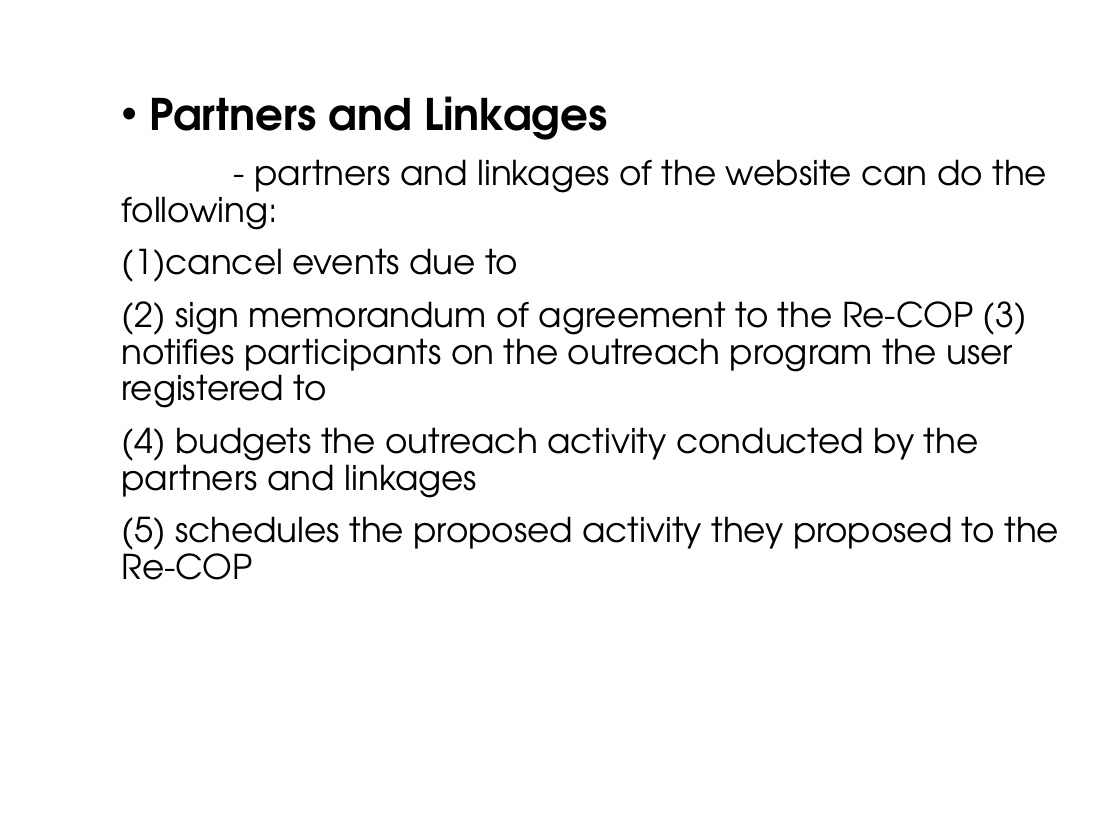
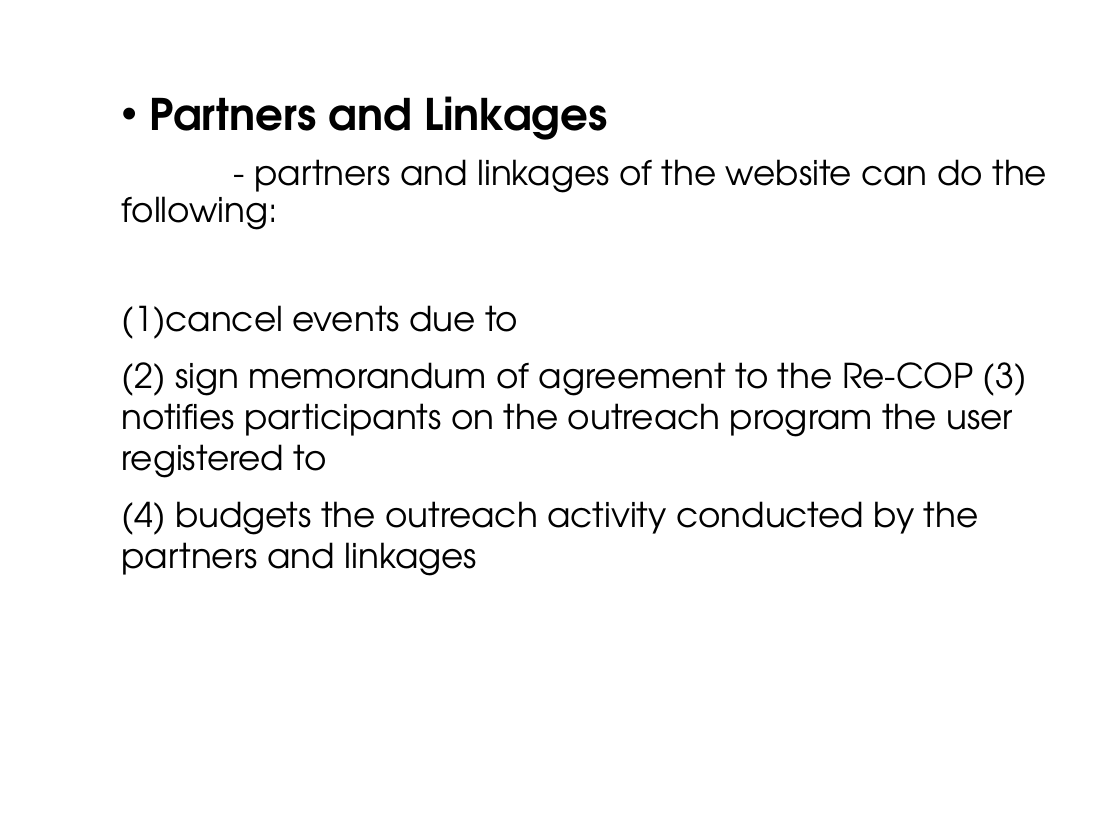
Before and after one commit to sergeangelo21/ReCOP-ComEx, a slide deck: slide 23 of Documentation/PowerPoint.pptx (slide 21 before the commit). Drawn at 1120x840 pixels with LibreOffice and Linux fonts; fonts in the diff are those of the drawing; background and template pictures are left out. Boxes give left, top, right and bottom in pixels: in the first picture for what was removed or moved away, otherwise in the second. Text is boxed around its words. In the diff, an @@ line names an element or a change of style, - is before the commit and + after.

```diff
--- a/Documentation/PowerPoint.pptx
+++ b/Documentation/PowerPoint.pptx
@@ text at (x1=122, y1=305, x2=1027, y2=576): line spacing 0.9 to 1 @@
@@ text at (x1=122, y1=516, x2=1059, y2=580): paragraph removed @@
-(5) schedules the proposed activity they proposed to the Re-COP
```
Also in this commit, not shown: 15 other slides changed, 5 slides added.
